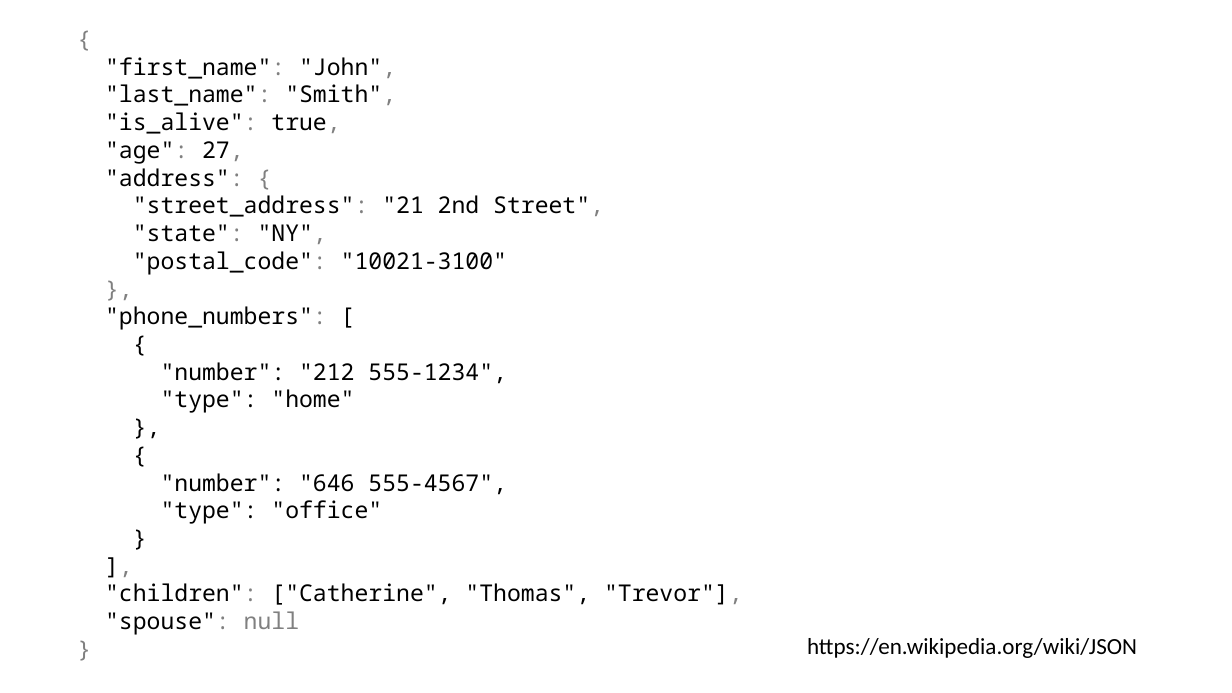
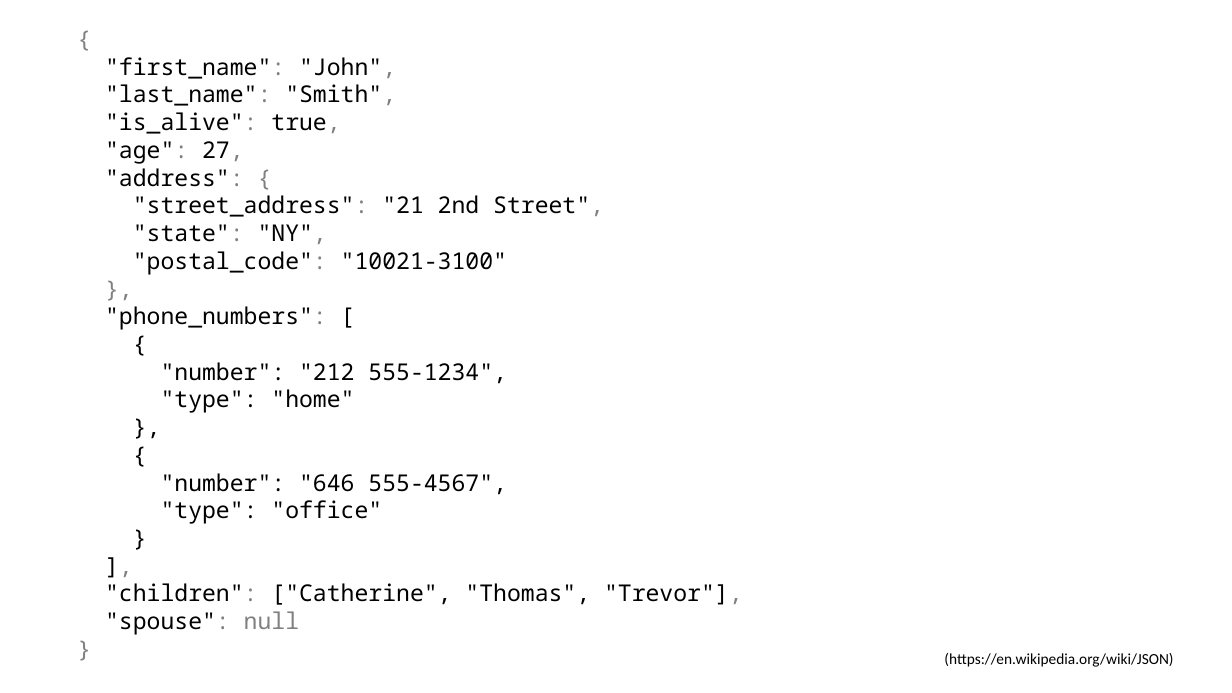
Before and after one commit to jbfoushee/MyPresentations, a slide deck: slide 18 of TSQL_JSON_Operators/TSQL_JSON_Operators.pptx. Drawn at 1232x693 pixels with LibreOffice and Linux fonts; fonts in the diff are those of the drawing. Boxes give left, top, right and bottom in pixels: in the first picture for what was removed or moved away, otherwise in the second. Text is boxed around its words. In the diff, an @@ line names an element or a change of style, - is before the commit and + after.

```diff
--- a/TSQL_JSON_Operators/TSQL_JSON_Operators.pptx
+++ b/TSQL_JSON_Operators/TSQL_JSON_Operators.pptx
@@ text at [944,653,1173,667]: text changed; size 18 to 12 pt @@
-https://en.wikipedia.org/wiki/JSON
+(https://en.wikipedia.org/wiki/JSON)
```
Also in this commit, not shown: 7 other slides changed, 1 slide added.
